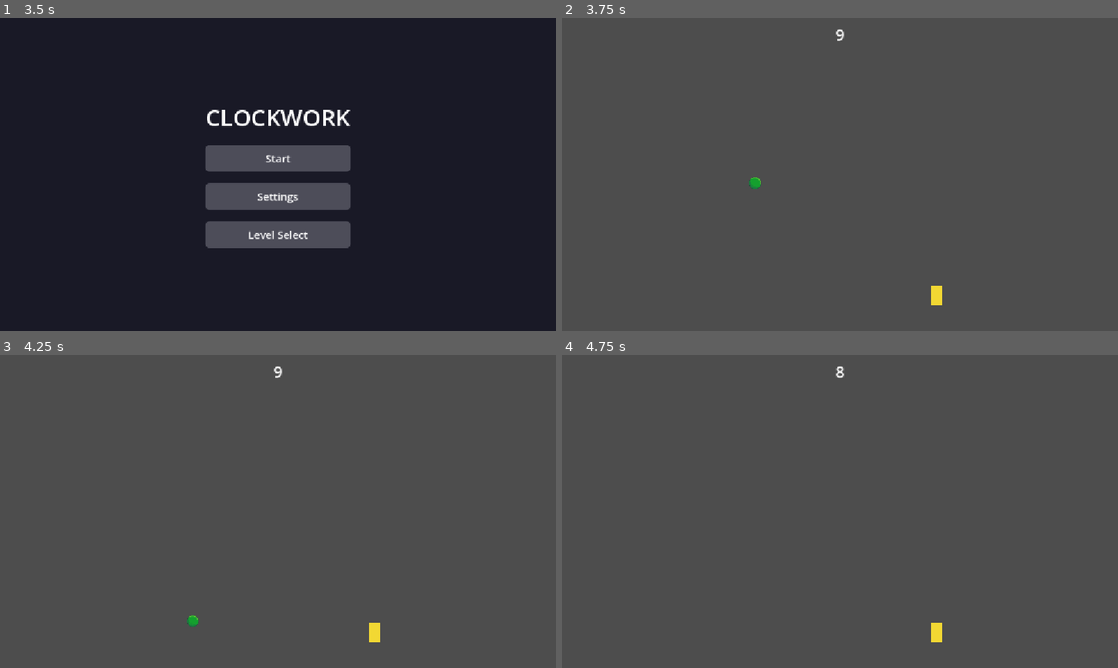
Above: before the commit, frames 1-4 (two rows, left to right).
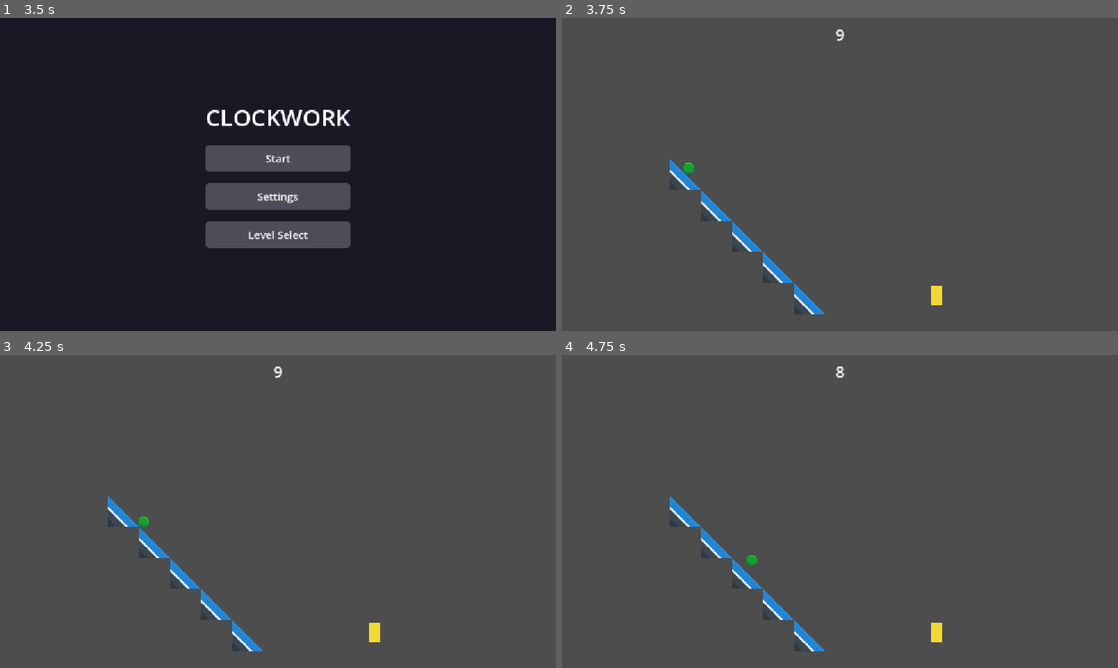
Above: after the commit, the same moments.

Repository: swan-eternal/clockwork
Game: Godot game, scene res://scenes/main_menu.tscn
Two runs of this game, one before a commit and one after it. Both use one fixed random seed, a clock stepped at 60 frames per second and the inputs below.
Inputs:
- Up to frame 1 (3.5 s): click "Settings" at 0.5 s; click "Back" at 1.25 s; click "Level Select" at 2 s; click "Back" at 2.75 s
- Up to frame 2 (3.75 s): click "Start" at 3.5 s
- Up to frame 3 (4.25 s): no input
- Up to frame 4 (4.75 s): tap Enter (ui_accept) at 4.25, 4.52 s; hold Right (ui_right) from 4.28 s (still down)

Frame 1 is identical in both runs. In frame 2, 1.2% of the frame differs, in the area x 19-48%, y 45-95%; in frame 3, 1.2%; in frame 4, 1.2%.

Commit message:
Commit editor-side WIP files from working tree
These were in the working tree from your editor session:

- assets/sprites/tiles/basetileset.tres: TileSet work
- scenes/levels/L1.tscn: in-progress inherited level
- scenes/main_menu.tscn: tweaks to the main menu
- scripts/main_menu.gd.uid: Godot-generated UID for main_menu.gd
- scripts/placeholder_screen.gd.uid: Godot-generated UID for
  placeholder_screen.gd

WIP — subject to revision as the tileset and levels solidify.
The .uid files are auto-generated by Godot on first import and
should be tracked (matches the convention used in SFD).

Diff:
--- a/assets/sprites/tiles/basetileset.tres
+++ b/assets/sprites/tiles/basetileset.tres
@@ -8,20 +8,28 @@
 0:0/0 = 0
 1:0/0 = 0
 1:0/0/physics_layer_0/polygon_0/points = PackedVector2Array(-32, -32, 32, -32, 32, 32, -32, 32)
+1:0/0/custom_data_0 = 1.0
 2:0/0 = 0
 2:0/0/physics_layer_0/polygon_0/points = PackedVector2Array(-32, -32, 32, -32, 32, 32, -32, 32)
+2:0/0/custom_data_0 = 1.0
 3:0/0 = 0
 3:0/0/physics_layer_0/polygon_0/points = PackedVector2Array(-32, -32, 32, -32, 32, 32, -32, 32)
+3:0/0/custom_data_0 = 1.0
 4:0/0 = 0
 4:0/0/physics_layer_0/polygon_0/points = PackedVector2Array(-32, -32, 32, -32, 32, 32, -32, 32)
+4:0/0/custom_data_0 = 1.0
 5:0/0 = 0
 5:0/0/physics_layer_0/polygon_0/points = PackedVector2Array(-32, -32, 32, -32, 32, 32, -32, 32)
+5:0/0/custom_data_0 = 1.0
 6:0/0 = 0
 6:0/0/physics_layer_0/polygon_0/points = PackedVector2Array(-32, -32, 32, -32, 32, 32, -32, 32)
+6:0/0/custom_data_0 = 1.0
 7:0/0 = 0
 7:0/0/physics_layer_0/polygon_0/points = PackedVector2Array(-32, -32, 32, -32, 32, 32, -32, 32)
+7:0/0/custom_data_0 = 1.0
 8:0/0 = 0
 8:0/0/physics_layer_0/polygon_0/points = PackedVector2Array(-32, -32, 32, -32, 32, 32, -32, 32)
+8:0/0/custom_data_0 = 1.0
 9:0/0 = 0
 10:0/0 = 0
 11:0/0 = 0
@@ -38,10 +46,16 @@
 0:1/0 = 0
 1:1/0 = 0
 1:1/0/physics_layer_0/polygon_0/points = PackedVector2Array(0, 0.79657745, 32, -32, 32, 32, -32, 32)
+1:1/0/custom_data_0 = 1.0
 2:1/0 = 0
+2:1/0/physics_layer_0/polygon_0/points = PackedVector2Array(-32, -32, 32, 32, -32, 32)
+2:1/0/custom_data_0 = 1.0
 3:1/0 = 0
 3:1/0/physics_layer_0/polygon_0/points = PackedVector2Array(0, 0.79657745, 32, -32, 32, 32, -32, 32)
+3:1/0/custom_data_0 = 1.0
 4:1/0 = 0
+4:1/0/physics_layer_0/polygon_0/points = PackedVector2Array(-32, -32, 32, 32, -32, 32)
+4:1/0/custom_data_0 = 1.0
 5:1/0 = 0
 6:1/0 = 0
 7:1/0 = 0
@@ -62,12 +76,16 @@
 0:2/0 = 0
 1:2/0 = 0
 1:2/0/physics_layer_0/polygon_0/points = PackedVector2Array(-32, -32, 32, -32, 32, 32, -32, 32)
+1:2/0/custom_data_0 = 1.0
 2:2/0 = 0
 2:2/0/physics_layer_0/polygon_0/points = PackedVector2Array(-32, -32, 32, -32, 32, 32, -32, 32)
+2:2/0/custom_data_0 = 1.0
 3:2/0 = 0
-3:2/0/physics_layer_0/polygon_0/points = PackedVector2Array(-32, -32, 32, -32, 32, 32, -32, 32)
+3:2/0/physics_layer_0/polygon_0/points = PackedVector2Array(-32, -32, 32, 32, -32, 32)
+3:2/0/custom_data_0 = 1.0
 4:2/0 = 0
 4:2/0/physics_layer_0/polygon_0/points = PackedVector2Array(-32, -32, 32, -32, 32, 32, -32, 32)
+4:2/0/custom_data_0 = 1.0
 5:2/0 = 0
 5:2/0/physics_layer_0/polygon_0/points = PackedVector2Array(-32, -32, 32, -32, 32, 32, -32, 32)
 6:2/0 = 0
@@ -90,18 +108,25 @@
 0:3/0 = 0
 1:3/0 = 0
 1:3/0/physics_layer_0/polygon_0/points = PackedVector2Array(-32, -32, 32, -32, 32, 32, -32, 32)
+1:3/0/custom_data_0 = 0.32
 2:3/0 = 0
 2:3/0/physics_layer_0/polygon_0/points = PackedVector2Array(-32, -32, 32, -32, 32, 32, -32, 32)
+2:3/0/custom_data_0 = 0.32
 3:3/0 = 0
-3:3/0/physics_layer_0/polygon_0/points = PackedVector2Array(-32, -32, 32, -32, 32, 32, -32, 32)
+3:3/0/physics_layer_0/polygon_0/points = PackedVector2Array(-32, -32, 32, 32, -32, 32)
+3:3/0/custom_data_0 = 0.32
 4:3/0 = 0
 4:3/0/physics_layer_0/polygon_0/points = PackedVector2Array(-32, -32, 32, -32, 32, 32, -32, 32)
+4:3/0/custom_data_0 = 0.32
 5:3/0 = 0
 5:3/0/physics_layer_0/polygon_0/points = PackedVector2Array(-32, -32, 32, -32, 32, 32, -32, 32)
+5:3/0/custom_data_0 = 0.32
 6:3/0 = 0
 6:3/0/physics_layer_0/polygon_0/points = PackedVector2Array(-32, -32, 32, -32, 32, 32, -32, 32)
+6:3/0/custom_data_0 = 0.32
 7:3/0 = 0
 7:3/0/physics_layer_0/polygon_0/points = PackedVector2Array(-32, -32, 32, -32, 32, 32, -32, 32)
+7:3/0/custom_data_0 = 0.32
 8:3/0 = 0
 8:3/0/physics_layer_0/polygon_0/points = PackedVector2Array(-32, -32, 32, -32, 32, 32, -32, 32)
 9:3/0 = 0
@@ -120,10 +145,13 @@
 0:4/0 = 0
 1:4/0 = 0
 1:4/0/physics_layer_0/polygon_0/points = PackedVector2Array(0, 0.79657745, 32, -32, 32, 32, -32, 32)
+1:4/0/custom_data_0 = 0.32
 2:4/0 = 0
-2:4/0/physics_layer_0/polygon_0/points = PackedVector2Array(-32, -32, -0.95588684, -0.47794724, 32, 32, -32, 32)
+2:4/0/physics_layer_0/polygon_0/points = PackedVector2Array(-32, -32, 32, 32, -32, 32)
+2:4/0/custom_data_0 = 0.32
 3:4/0 = 0
 3:4/0/physics_layer_0/polygon_0/points = PackedVector2Array(0, 0.79657745, 32, -32, 32, 32, -32, 32)
+3:4/0/custom_data_0 = 0.32
 7:4/0 = 0
 8:4/0 = 0
 15:4/0 = 0
@@ -170,11 +198,11 @@
 1:7/0 = 0
 1:7/0/physics_layer_0/polygon_0/points = PackedVector2Array(0, 0.79657745, 32, -32, 32, 32, -32, 32)
 2:7/0 = 0
-2:7/0/physics_layer_0/polygon_0/points = PackedVector2Array(-32, -32, -0.95588684, -0.47794724, 32, 32, -32, 32)
+2:7/0/physics_layer_0/polygon_0/points = PackedVector2Array(-32, -32, 32, 32, -32, 32)
 3:7/0 = 0
 3:7/0/physics_layer_0/polygon_0/points = PackedVector2Array(0, 0.79657745, 32, -32, 32, 32, -32, 32)
 4:7/0 = 0
-4:7/0/physics_layer_0/polygon_0/points = PackedVector2Array(-32, -32, -0.95588684, -0.47794724, 32, 32, -32, 32)
+4:7/0/physics_layer_0/polygon_0/points = PackedVector2Array(-32, -32, 32, 32, -32, 32)
 5:7/0 = 0
 6:7/0 = 0
 7:7/0 = 0
@@ -240,11 +268,11 @@
 1:10/0 = 0
 1:10/0/physics_layer_0/polygon_0/points = PackedVector2Array(0, 0.79657745, 32, -32, 32, 32, -32, 32)
 2:10/0 = 0
-2:10/0/physics_layer_0/polygon_0/points = PackedVector2Array(-32, -32, -0.95588684, -0.47794724, 32, 32, -32, 32)
+2:10/0/physics_layer_0/polygon_0/points = PackedVector2Array(-32, -32, 32, 32, -32, 32)
 3:10/0 = 0
 3:10/0/physics_layer_0/polygon_0/points = PackedVector2Array(0, 0.79657745, 32, -32, 32, 32, -32, 32)
 4:10/0 = 0
-4:10/0/physics_layer_0/polygon_0/points = PackedVector2Array(-32, -32, -0.95588684, -0.47794724, 32, 32, -32, 32)
+4:10/0/physics_layer_0/polygon_0/points = PackedVector2Array(-32, -32, 32, 32, -32, 32)
 5:10/0 = 0
 6:10/0 = 0
 7:10/0 = 0
@@ -285,7 +313,8 @@
 20:11/0 = 0
 21:11/0 = 0
 4:4/0 = 0
-4:4/0/physics_layer_0/polygon_0/points = PackedVector2Array(-32, -32, -0.95588684, -0.47794724, 32, 32, -32, 32)
+4:4/0/physics_layer_0/polygon_0/points = PackedVector2Array(-32, -32, 32, 32, -32, 32)
+4:4/0/custom_data_0 = 0.32
 5:4/0 = 0
 6:4/0 = 0
 9:4/0 = 0
@@ -315,4 +344,6 @@
 [resource]
 tile_size = Vector2i(64, 64)
 physics_layer_0/collision_layer = 1
+custom_data_layer_0/name = "friction"
+custom_data_layer_0/type = 3
 sources/2 = SubResource("TileSetAtlasSource_lwmk4")
--- a/scenes/levels/L1.tscn
+++ b/scenes/levels/L1.tscn
@@ -5,7 +5,7 @@
 [node name="Main" unique_id=1856611590 instance=ExtResource("1_sbb6c")]
 
 [node name="TileMapLayer" parent="RotatingLevelComponents" parent_id_path=PackedInt32Array(545839711) index="0" unique_id=1274424758]
-tile_map_data = PackedByteArray(0, 0, 1, 0, 6, 0, 2, 0, 4, 0, 4, 0, 0, 0, 2, 0, 7, 0, 2, 0, 4, 0, 4, 0, 0, 0, 3, 0, 8, 0, 2, 0, 4, 0, 4, 0, 0, 0, 0, 0, 5, 0, 2, 0, 4, 0, 4, 0, 0, 0, 255, 255, 4, 0, 2, 0, 4, 0, 4, 0, 0, 0)
+tile_map_data = PackedByteArray(0, 0, 1, 0, 6, 0, 2, 0, 4, 0, 7, 0, 0, 0, 2, 0, 7, 0, 2, 0, 4, 0, 7, 0, 0, 0, 3, 0, 8, 0, 2, 0, 4, 0, 7, 0, 0, 0, 0, 0, 5, 0, 2, 0, 4, 0, 7, 0, 0, 0, 255, 255, 4, 0, 2, 0, 4, 0, 7, 0, 0, 0)
 
 [node name="Player" parent="." index="1" unique_id=1932304678]
 position = Vector2(262, 294)
--- a/scenes/main_menu.tscn
+++ b/scenes/main_menu.tscn
@@ -1,99 +1,105 @@
-[gd_scene load_steps=5 format=3]
+[gd_scene format=3 uid="uid://cvcwu7cxn2har"]
 
-[ext_resource type="Script" path="res://scripts/main_menu.gd" id="1_menu"]
+[ext_resource type="Script" uid="uid://cd4cyflr3fwle" path="res://scripts/main_menu.gd" id="1_menu"]
 
 [sub_resource type="StyleBoxFlat" id="StyleBoxFlat_btn_normal"]
-bg_color = Color(0.3, 0.3, 0.35, 1)
-corner_radius_top_left = 8
-corner_radius_top_right = 8
-corner_radius_bottom_left = 8
-corner_radius_bottom_right = 8
 content_margin_left = 16.0
 content_margin_top = 12.0
 content_margin_right = 16.0
 content_margin_bottom = 12.0
-
-[sub_resource type="StyleBoxFlat" id="StyleBoxFlat_btn_hover"]
-bg_color = Color(0.4, 0.4, 0.45, 1)
+bg_color = Color(0.3, 0.3, 0.35, 1)
 corner_radius_top_left = 8
 corner_radius_top_right = 8
+corner_radius_bottom_right = 8
 corner_radius_bottom_left = 8
-corner_radius_bottom_right = 8
+
+[sub_resource type="StyleBoxFlat" id="StyleBoxFlat_btn_pressed"]
 content_margin_left = 16.0
 content_margin_top = 12.0
 content_margin_right = 16.0
 content_margin_bottom = 12.0
-
-[sub_resource type="StyleBoxFlat" id="StyleBoxFlat_btn_pressed"]
 bg_color = Color(0.5, 0.5, 0.55, 1)
 corner_radius_top_left = 8
 corner_radius_top_right = 8
+corner_radius_bottom_right = 8
 corner_radius_bottom_left = 8
-corner_radius_bottom_right = 8
+
+[sub_resource type="StyleBoxFlat" id="StyleBoxFlat_btn_hover"]
 content_margin_left = 16.0
 content_margin_top = 12.0
 content_margin_right = 16.0
 content_margin_bottom = 12.0
+bg_color = Color(0.4, 0.4, 0.45, 1)
+corner_radius_top_left = 8
+corner_radius_top_right = 8
+corner_radius_bottom_right = 8
+corner_radius_bottom_left = 8
 
-[node name="MainMenu" type="Control"]
+[node name="MainMenu" type="Control" unique_id=1661944629]
 layout_mode = 3
 anchors_preset = 15
 anchor_right = 1.0
 anchor_bottom = 1.0
+grow_horizontal = 2
+grow_vertical = 2
 script = ExtResource("1_menu")
+start_scene = "res://scenes/levels/L1.tscn"
 
-[node name="Background" type="ColorRect" parent="."]
+[node name="Background" type="ColorRect" parent="." unique_id=963620801]
 layout_mode = 1
 anchors_preset = 15
 anchor_right = 1.0
 anchor_bottom = 1.0
+grow_horizontal = 2
+grow_vertical = 2
 mouse_filter = 2
 color = Color(0.1, 0.1, 0.15, 1)
 
-[node name="CenterContainer" type="CenterContainer" parent="."]
+[node name="CenterContainer" type="CenterContainer" parent="." unique_id=522006861]
 layout_mode = 1
 anchors_preset = 15
 anchor_right = 1.0
 anchor_bottom = 1.0
+grow_horizontal = 2
+grow_vertical = 2
 
-[node name="VBox" type="VBoxContainer" parent="CenterContainer"]
+[node name="VBox" type="VBoxContainer" parent="CenterContainer" unique_id=1269789344]
 layout_mode = 2
 theme_override_constants/separation = 24
 
-[node name="Title" type="Label" parent="CenterContainer/VBox"]
+[node name="Title" type="Label" parent="CenterContainer/VBox" unique_id=925364667]
 layout_mode = 2
-mouse_filter = 2
+theme_override_colors/font_color = Color(1, 1, 1, 1)
+theme_override_font_sizes/font_size = 48
 text = "CLOCKWORK"
-theme_override_font_sizes/font_size = 48
-theme_override_colors/font_color = Color(1, 1, 1, 1)
 horizontal_alignment = 1
 
-[node name="StartButton" type="Button" parent="CenterContainer/VBox"]
+[node name="StartButton" type="Button" parent="CenterContainer/VBox" unique_id=212044844]
+custom_minimum_size = Vector2(220, 50)
 layout_mode = 2
+theme_override_colors/font_color = Color(1, 1, 1, 1)
+theme_override_font_sizes/font_size = 22
+theme_override_styles/normal = SubResource("StyleBoxFlat_btn_normal")
+theme_override_styles/pressed = SubResource("StyleBoxFlat_btn_pressed")
+theme_override_styles/hover = SubResource("StyleBoxFlat_btn_hover")
+text = "Start"
+
+[node name="SettingsButton" type="Button" parent="CenterContainer/VBox" unique_id=388562318]
 custom_minimum_size = Vector2(220, 50)
-text = "Start"
+layout_mode = 2
+theme_override_colors/font_color = Color(1, 1, 1, 1)
 theme_override_font_sizes/font_size = 22
+theme_override_styles/normal = SubResource("StyleBoxFlat_btn_normal")
+theme_override_styles/pressed = SubResource("StyleBoxFlat_btn_pressed")
+theme_override_styles/hover = SubResource("StyleBoxFlat_btn_hover")
+text = "Settings"
+
+[node name="LevelSelectButton" type="Button" parent="CenterContainer/VBox" unique_id=1007892891]
+custom_minimum_size = Vector2(220, 50)
+layout_mode = 2
 theme_override_colors/font_color = Color(1, 1, 1, 1)
+theme_override_font_sizes/font_size = 22
 theme_override_styles/normal = SubResource("StyleBoxFlat_btn_normal")
+theme_override_styles/pressed = SubResource("StyleBoxFlat_btn_pressed")
 theme_override_styles/hover = SubResource("StyleBoxFlat_btn_hover")
-theme_override_styles/pressed = SubResource("StyleBoxFlat_btn_pressed")
-
-[node name="SettingsButton" type="Button" parent="CenterContainer/VBox"]
-layout_mode = 2
-custom_minimum_size = Vector2(220, 50)
-text = "Settings"
-theme_override_font_sizes/font_size = 22
-theme_override_colors/font_color = Color(1, 1, 1, 1)
-theme_override_styles/normal = SubResource("StyleBoxFlat_btn_normal")
-theme_override_styles/hover = SubResource("StyleBoxFlat_btn_hover")
-theme_override_styles/pressed = SubResource("StyleBoxFlat_btn_pressed")
-
-[node name="LevelSelectButton" type="Button" parent="CenterContainer/VBox"]
-layout_mode = 2
-custom_minimum_size = Vector2(220, 50)
 text = "Level Select"
-theme_override_font_sizes/font_size = 22
-theme_override_colors/font_color = Color(1, 1, 1, 1)
-theme_override_styles/normal = SubResource("StyleBoxFlat_btn_normal")
-theme_override_styles/hover = SubResource("StyleBoxFlat_btn_hover")
-theme_override_styles/pressed = SubResource("StyleBoxFlat_btn_pressed")
Not shown, added: scripts/main_menu.gd.uid
Not shown, added: scripts/placeholder_screen.gd.uid
